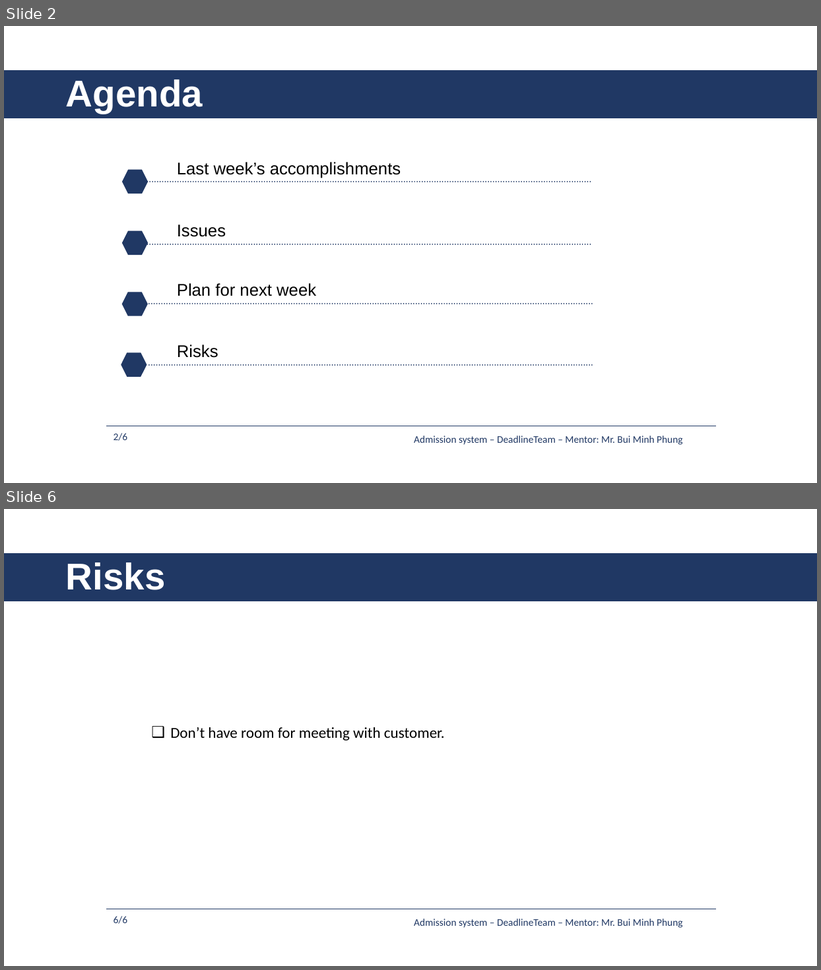
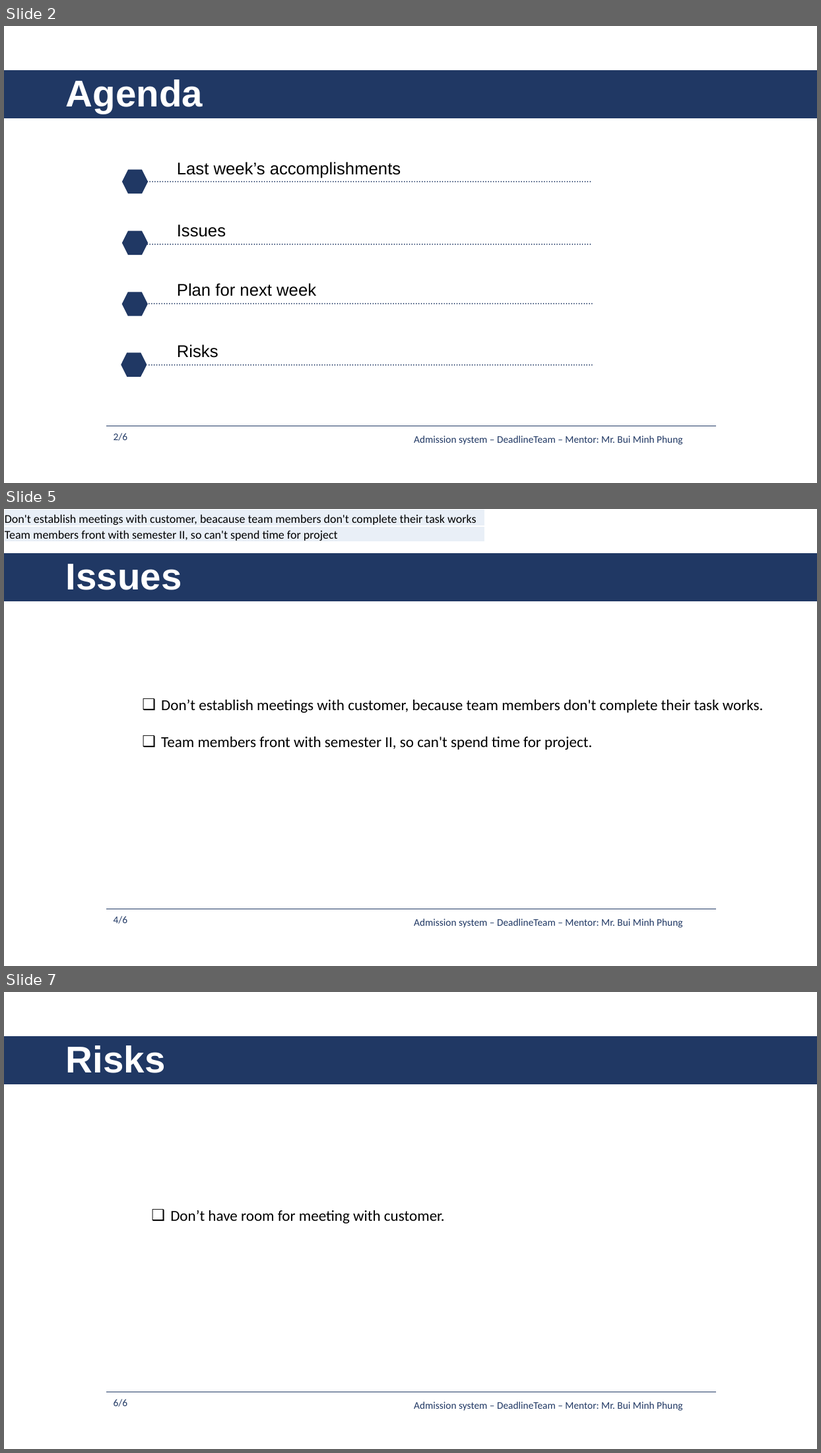
Before and after one commit to daotk/cap-deadline, a slide deck: 9. Presentation/AS_DeadlineTeam_Week7.pptx. Shown one above the other, each under a label of ours: slides 2 and 6 before the commit, slides 2, 5 and 7 after it; the slides between them are not shown. The pictures are 821x970 and 821x1453 pixels, drawn with LibreOffice and Linux fonts; fonts in the diff are those of the drawing. Boxes give left, top, right and bottom in pixels: in the first picture for what was removed or moved away, otherwise in the second. Text is boxed around its words. In the diff, an @@ line names an element or a change of style, - is before the commit and + after.

```diff
--- a/9. Presentation/AS_DeadlineTeam_Week7.pptx
+++ b/9. Presentation/AS_DeadlineTeam_Week7.pptx
@@ slide 5 added at [4, 509, 817, 966], background #FFFFFF @@
@@ table added at [4, 509, 485, 543], 2 rows, 1 columns @@
+Don't establish meetings with customer, beacause team members don't complete their task works
+Team members front with semester II, so can't spend time for project
@@ rectangle added at [4, 553, 817, 601], fill #203864, outline #203864 1 pt @@
@@ title added at [66, 564, 182, 590], 44 pt, text #FFFFFF, bold @@
+Issues
@@ text added at [161, 700, 764, 750], 18 pt, text #000000 @@
+❑ Don’t establish meetings with customer, because team members don't complete their task works.
+❑ Team members front with semester II, so can't spend time for project.
@@ line added from (106, 909) to (717, 909), #203864 0.5 pt @@
@@ text added at [114, 916, 128, 924], 12 pt, text #203864 @@
+4/6
@@ text added at [414, 919, 682, 928], 12 pt, text #203864 @@
+Admission system – DeadlineTeam – Mentor: Mr. Bui Minh Phung
@@ what was slide 6 is now slide 7 @@
```
Also in this commit, not shown: 3 slides changed, 3 other files.
